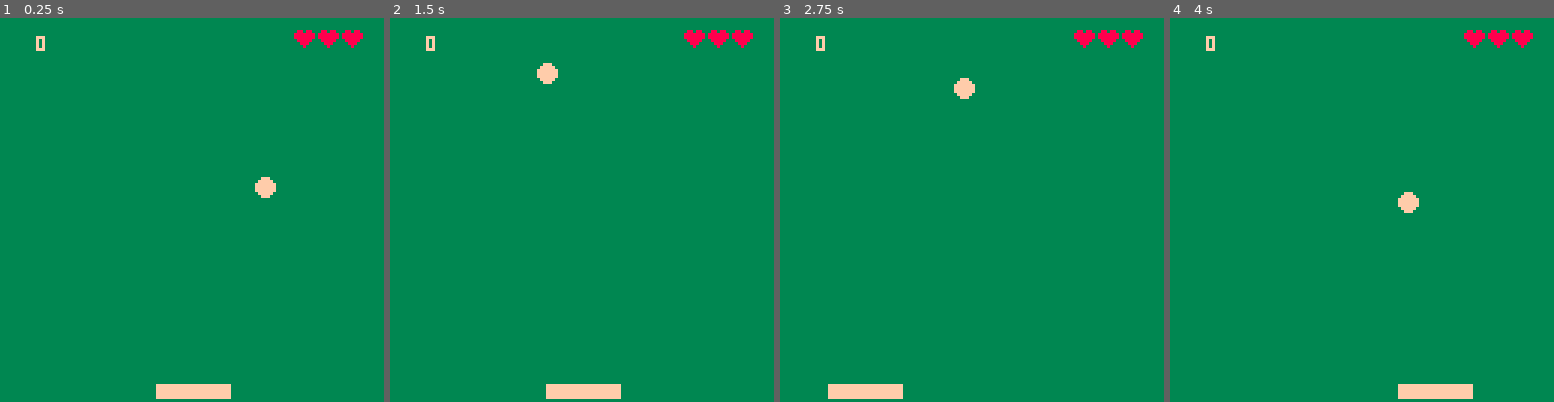
Above: before the commit, frames 1-4 (left to right).
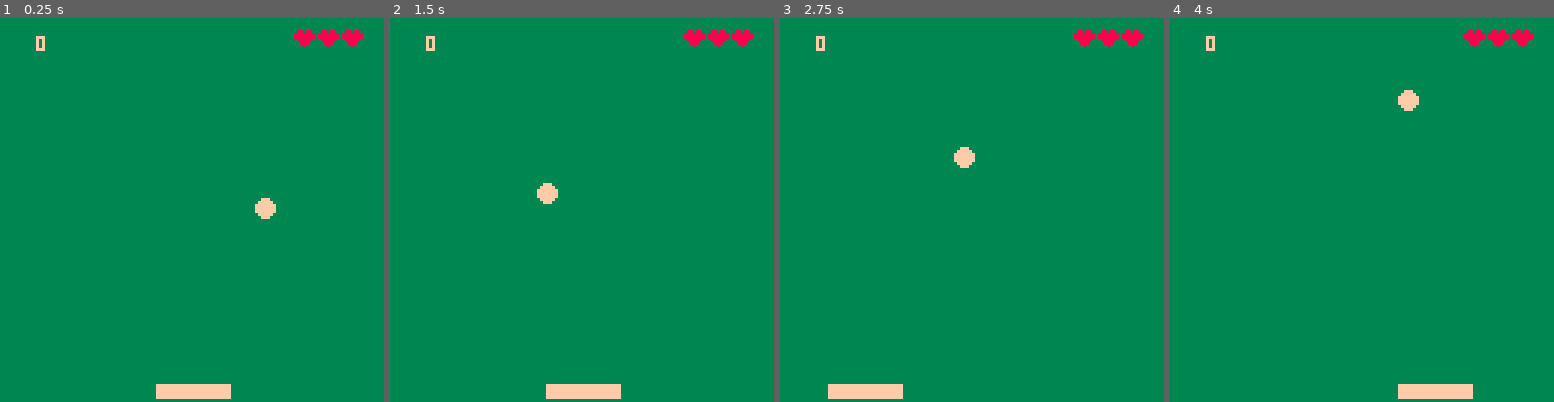
Above: after the commit, the same moments.

Repository: iain8/pico-8-games
Game: PICO-8 cartridge pongy.p8
Same seed, same stepped clock (60 frames per second), same inputs: the game is played once before the commit and once after it.
Inputs:
- Up to frame 1 (0.25 s): no input
- Up to frame 2 (1.5 s): no input
- Up to frame 3 (2.75 s): hold Left 1.97-2.37 s
- Up to frame 4 (4 s): hold Right 2.87-3.53 s

The runs differ from the first frame. In frame 1, 0.5% of the frame differs, in the area x 66-72%, y 41-53%; in frame 2, 0.5%; in frame 3, 0.5%; in frame 4, 0.5%.

Commit message:
add some acceleration to ball

Diff:
--- a/pongy.p8
+++ b/pongy.p8
@@ -12,9 +12,11 @@
 
 ballx=64
 bally=64
+balldy=0
 ballsize=3
 ballxdir=3
-ballydir=-1
+ballydir=-1 -- -1 = down, +1 = up
+ballacc=0.005
 
 function movepaddle()
   if btn(0) and padx>=0 then
@@ -26,7 +28,14 @@
 
 function moveball()
   ballx += ballxdir
-  bally += ballydir
+
+  balldy+=ballacc
+
+  if ballydir==1 then
+    bally+=balldy
+  else
+    bally-=balldy
+  end
 end
 
 function bounceball()
@@ -59,6 +68,8 @@
 
 function ballfail()
   if bally>128 then
+    balldy=0
+
     if lives>0 then
       sfx(2)
       bally=24
